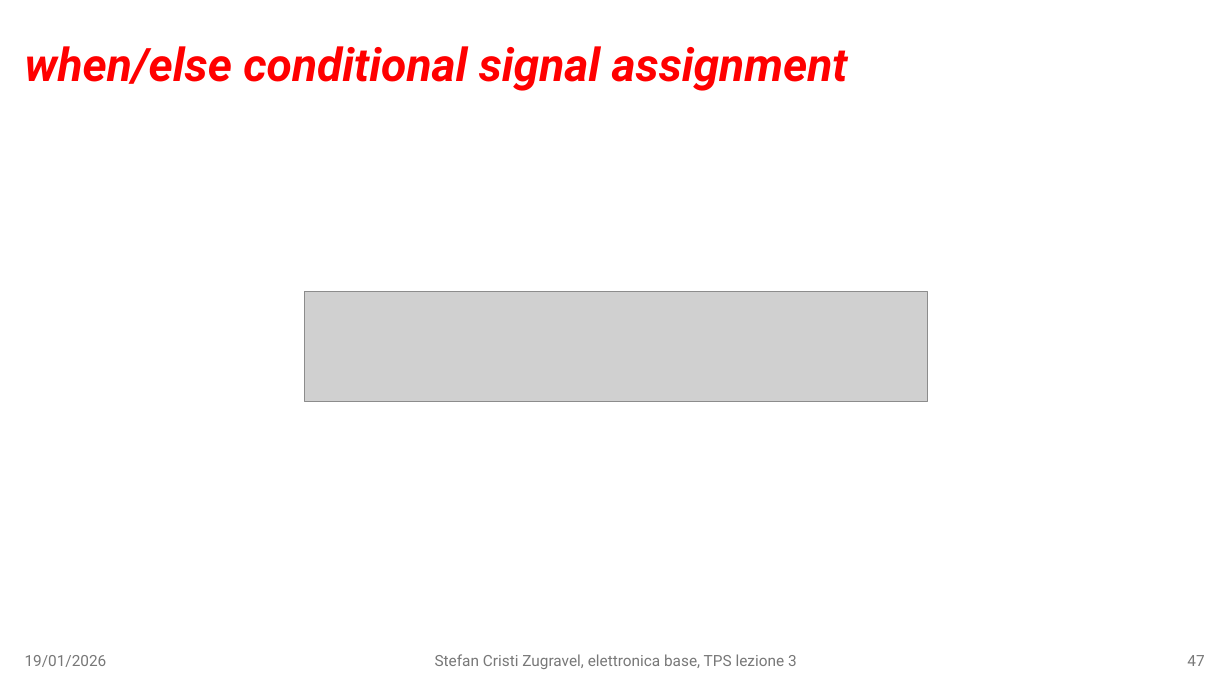
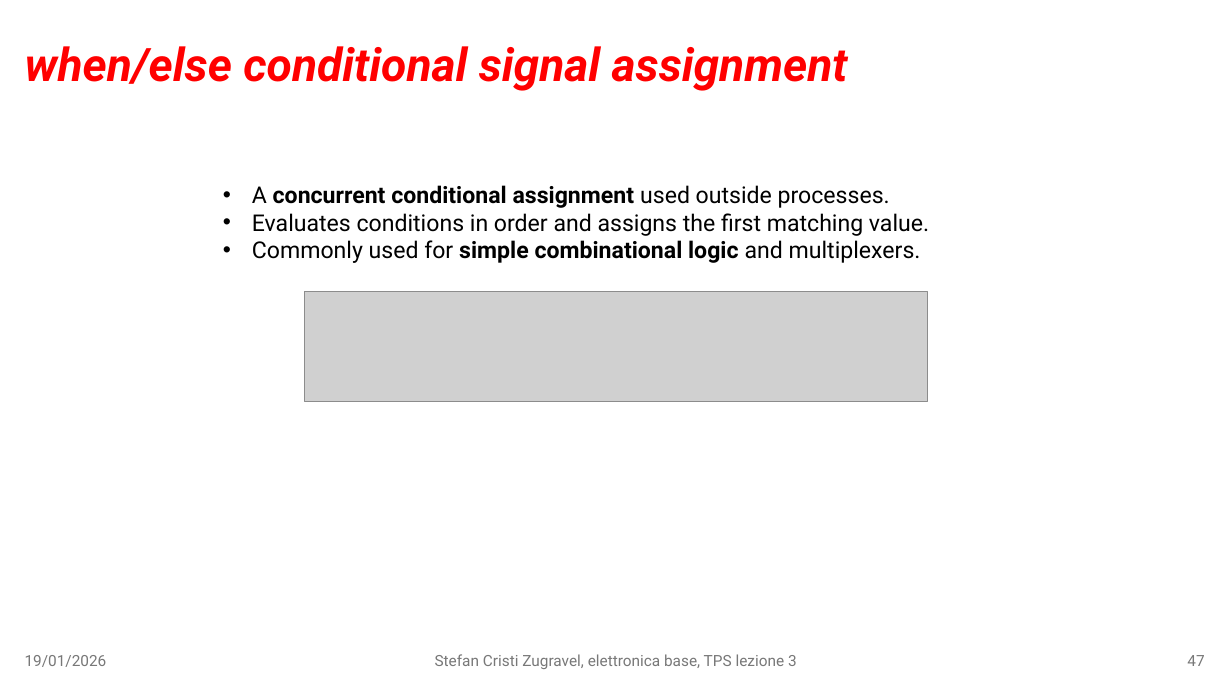
Before and after one commit to stefan-zugravel/elettronica_base, a slide deck: slide 47 of slides/lezione3.pptx. Drawn at 1232x693 pixels with LibreOffice and Linux fonts; fonts in the diff are those of the drawing; grey boxes stand for pictures. Boxes give left, top, right and bottom in pixels: in the first picture for what was removed or moved away, otherwise in the second. Text is boxed around its words. In the diff, an @@ line names an element or a change of style, - is before the commit and + after.

```diff
--- a/slides/lezione3.pptx
+++ b/slides/lezione3.pptx
@@ text added at [252, 185, 929, 263], 18 pt, text #000000 @@
+• A concurrent conditional assignment used outside processes.
+• Evaluates conditions in order and assigns the first matching value.
+• Commonly used for simple combinational logic and multiplexers.
```
Also in this commit, not shown: 3 other slides changed, 1 slide added, 3 other files.
